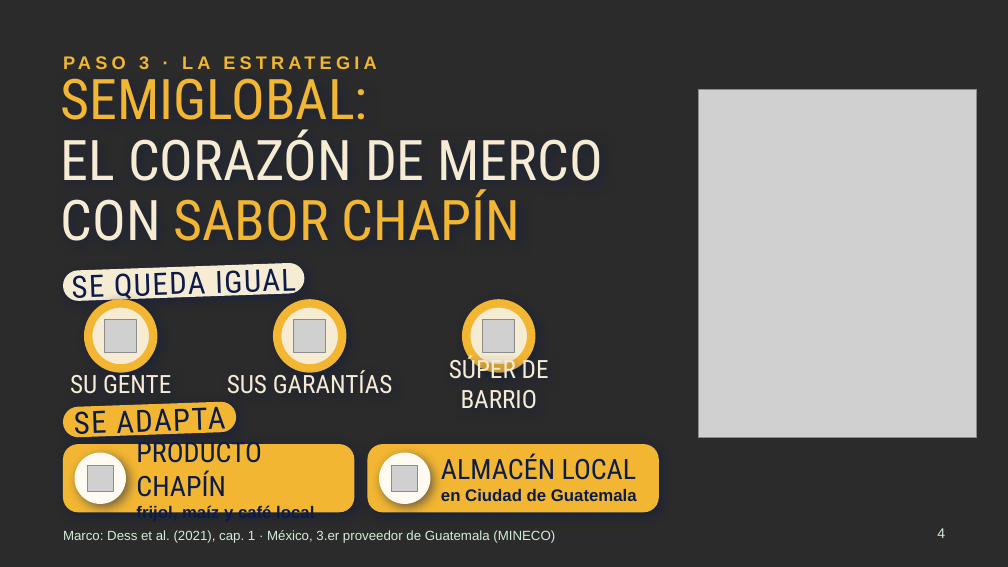
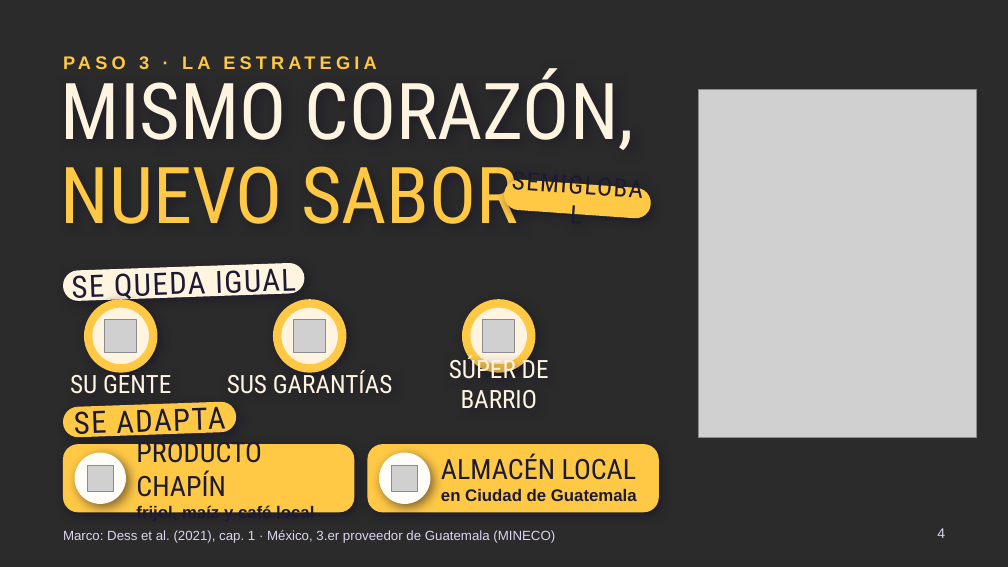
Before and after one commit to samueldejuan/samuel, a slide deck: slide 4 of presentacion/Pitch_Merco_Guatemala.pptx. Drawn at 1008x567 pixels with LibreOffice and Linux fonts; fonts in the diff are those of the drawing; grey boxes stand for pictures; background and template pictures are left out; a plain dark background stands for a picture behind light text. Boxes give left, top, right and bottom in pixels: in the first picture for what was removed or moved away, otherwise in the second. Text is boxed around its words. In the diff, an @@ line names an element or a change of style, - is before the commit and + after.

```diff
--- a/presentacion/Pitch_Merco_Guatemala.pptx
+++ b/presentacion/Pitch_Merco_Guatemala.pptx
@@ text "PASO 3 · LA ESTRATEGIA" at (139, 56, 149, 69): text colour #F2B632 to #FFC845 @@
@@ text at (61, 67, 634, 224): text changed; size 40 to 56 pt; text colour #F2B632 to #FFF4E0 @@
-SEMIGLOBAL:
-EL CORAZÓN DE MERCO
-CON SABOR CHAPÍN
+MISMO CORAZÓN,
+NUEVO SABOR
@@ rounded rectangle added at (503, 178, 652, 219), fill #FFC845, 18 pt, text #1D1A33 @@
+SEMIGLOBAL
@@ rounded rectangle "SE QUEDA IGUAL" at (62, 263, 305, 302): text colour #0B1B4A to #1D1A33; fill #F6EBD3 to #FFF4E0; shadow changed @@
@@ fill #F6EBD3 to #FFF4E0; outline #F2B632 6 pt to #FFC845 6 pt; shadow changed in 3 elements at (89, 303, 154, 369), (277, 303, 343, 369), (466, 303, 531, 369) @@
@@ text colour #F6EBD3 to #FFF4E0 in 3 elements at (70, 370, 171, 394), (227, 370, 393, 394), (449, 355, 549, 409) @@
@@ rounded rectangle "SE ADAPTA" at (62, 401, 236, 437): text colour #0B1B4A to #1D1A33; fill #F2B632 to #FFC845; shadow changed @@
@@ rounded rectangle at (62, 445, 354, 513): fill #F2B632 to #FFC845; shadow changed @@
@@ text "PRODUCTO CHAPÍN" at (136, 436, 314, 513): text colour #0B1B4A to #1D1A33 @@
@@ rounded rectangle at (368, 445, 659, 513): fill #F2B632 to #FFC845; shadow changed @@
@@ text "ALMACÉN LOCAL" at (441, 453, 637, 501): text colour #0B1B4A to #1D1A33 @@
@@ ellipse at (75, 453, 126, 504): fill #FFFBF2 to #FFFDF7; shadow changed @@
@@ ellipse at (379, 453, 430, 504): fill #FFFBF2 to #FFFDF7; shadow changed @@
@@ text "Marco: Dess et al. (2021), ..." at (63, 530, 555, 543): text colour #D3ECD8 to #DDD3EE @@
@@ page number at (937, 528, 945, 538): text colour #D3ECD8 to #DDD3EE @@
```
Also in this commit, not shown: 7 other slides changed, 23 other files.
